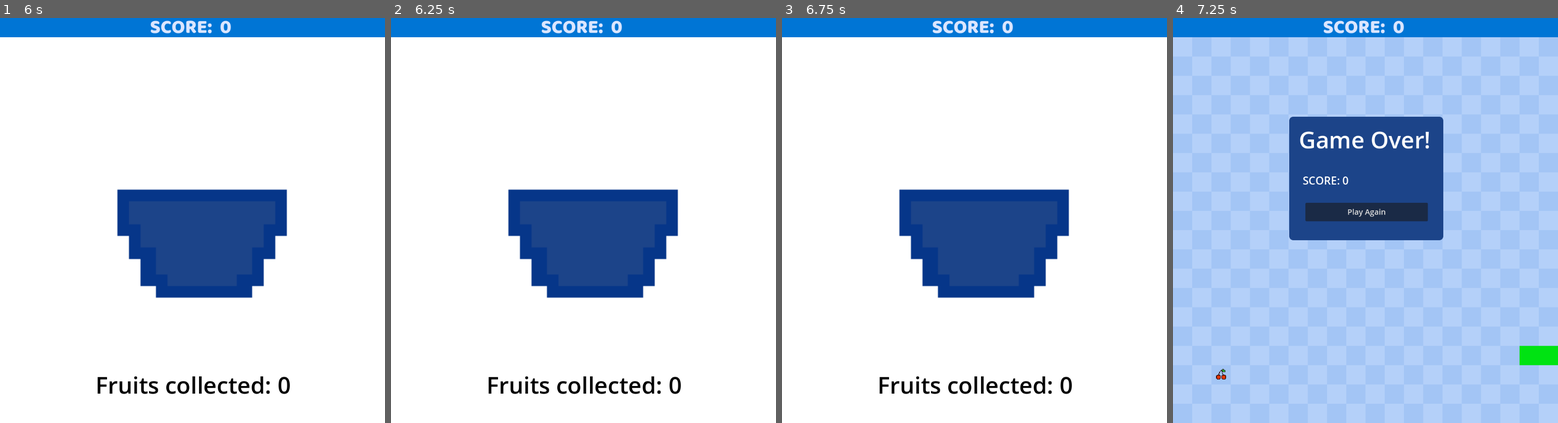
Above: before the commit, frames 1-4 (left to right).
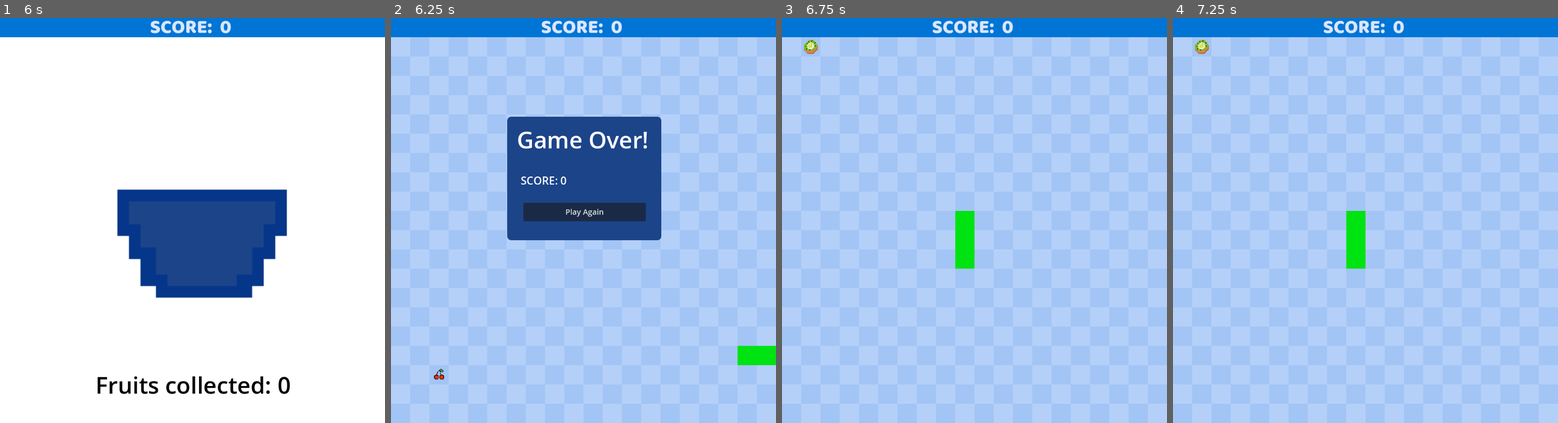
Above: after the commit, the same moments.

Repository: lll11233/snakeGame
Game: Godot game, scene res://scenes/main.tscn
The game is run twice, just before and just after one commit, with the same random seed, the same clock (stepped at 60 frames per second) and the same inputs.
Inputs (mouse positions are in pixels of both pictures, inside the frame that each line leads up to):
- Up to frame 1 (6 s): click "Press Me to start!" at 0.5 s; tap Enter at 1.25, 5.75 s; hold D (move_right) 1.28-2.03 s; tap Alt every 1.5 s from 1.35 to 5.85 s; hold Down (move_down) 2.03-2.78 s; tap Shift at 2.1, 3.6, 5.1 s; hold D (move_right) 2.78-3.53 s; hold W (move_up) 3.53-4.28 s; hold Left (move_left) 4.28-5.78 s; tap Space at 5 s; hold Down (move_down) from 5.78 s (still down)
- Up to frame 2 (6.25 s): keep holding Down (move_down)
- Up to frame 3 (6.75 s): release Down (move_down) at 6.5 s; click (974, 212) at 6.5 s, where only the run after the commit has a clickable "Play Again"
- Up to frame 4 (7.25 s): no input

Frame 1 is identical in both runs. In frame 2, 91% of the frame differs, in the area x 0-100%, y 4-100%; in frame 3, 95%; in frame 4, 13%.

Commit message:
mini game

Diff:
--- /dev/null
+++ b/player.gd
@@ -0,0 +1,15 @@
+extends CharacterBody2D
+
+
+const SPEED = 300.0
+
+
+func _physics_process(delta: float) -> void:
+	var direction = Input.get_axis("move_left","move_right")
+	if direction != 0:
+		##what does != mean?
+		velocity.x = direction * SPEED
+	else:
+		velocity.x = move_toward(velocity.x, 0, SPEED)
+	move_and_slide()
+	position.x = clamp(position.x, 0, get_viewport_rect().size.x)
--- /dev/null
+++ b/scenes/basket.tscn
@@ -0,0 +1,12 @@
+[gd_scene load_steps=3 format=3 uid="uid://d27a728gbnsba"]
+
+[ext_resource type="Script" uid="uid://d28kge4g2ws27" path="res://player.gd" id="1_ccfdg"]
+[ext_resource type="Texture2D" uid="uid://bujwv4h5wekqd" path="res://assets/bowl_2.png" id="2_idgsc"]
+
+[node name="basket" type="CharacterBody2D"]
+script = ExtResource("1_ccfdg")
+
+[node name="Sprite2D" type="Sprite2D" parent="."]
+texture = ExtResource("2_idgsc")
+
+[node name="CollisionShape2D" type="CollisionShape2D" parent="."]
--- /dev/null
+++ b/scenes/collectibles.tscn
@@ -0,0 +1,19 @@
+[gd_scene load_steps=4 format=3 uid="uid://v6wc2totgcfx"]
+
+[ext_resource type="Script" uid="uid://b74n67sngs0ny" path="res://scripts/collectibles.gd" id="1_mtlde"]
+[ext_resource type="Texture2D" uid="uid://b2cicg4pqs5tu" path="res://assets/apple.png" id="2_rms2y"]
+
+[sub_resource type="CircleShape2D" id="CircleShape2D_baflr"]
+radius = 26.0
+
+[node name="collectibles" type="Area2D"]
+script = ExtResource("1_mtlde")
+
+[node name="TextureRect" type="TextureRect" parent="."]
+offset_right = 40.0
+offset_bottom = 40.0
+texture = ExtResource("2_rms2y")
+
+[node name="CollisionShape2D" type="CollisionShape2D" parent="."]
+position = Vector2(26, 24)
+shape = SubResource("CircleShape2D_baflr")
--- a/scenes/fallling_objects.tscn
+++ b/scenes/fallling_objects.tscn
@@ -1,8 +1,8 @@
 [gd_scene load_steps=9 format=3 uid="uid://cmbgvnjy6x2ol"]
 
-[ext_resource type="Script" uid="uid://dxukwvmpivy6q" path="res://scenes/fallling_objects.gd" id="1_atonc"]
+[ext_resource type="Script" uid="uid://dxukwvmpivy6q" path="res://scripts/fallling_objects.gd" id="1_atonc"]
 [ext_resource type="Texture2D" uid="uid://b2cicg4pqs5tu" path="res://assets/apple.png" id="1_k6rdh"]
-[ext_resource type="Script" uid="uid://dhvu5b7s7ab67" path="res://scenes/sprite_2d.gd" id="3_kwpbn"]
+[ext_resource type="Script" uid="uid://dhvu5b7s7ab67" path="res://scripts/sprite_2d.gd" id="3_kwpbn"]
 [ext_resource type="Texture2D" uid="uid://b15th0wfah3f5" path="res://assets/banana.png" id="4_vmqfi"]
 [ext_resource type="Texture2D" uid="uid://c4ck22ewcn624" path="res://assets/cherry.png" id="5_7ij1x"]
 [ext_resource type="Texture2D" uid="uid://dmi5b3mgpqfyk" path="res://assets/grape.png" id="6_h7fvf"]
--- a/scenes/main.tscn
+++ b/scenes/main.tscn
@@ -9,7 +9,7 @@
 [ext_resource type="PackedScene" uid="uid://byasummwj41s5" path="res://scenes/start_menu.tscn" id="7_o6xl0"]
 [ext_resource type="AudioStream" uid="uid://osdte227s11l" path="res://assets/04_Fruit_Salad.wav" id="8_tipki"]
 [ext_resource type="AudioStream" uid="uid://c6qqwv851i6m7" path="res://assets/crunch.mp3" id="9_85g3d"]
-[ext_resource type="Script" uid="uid://bn3v7txbrfy8x" path="res://scenes/camera_2d.gd" id="10_choun"]
+[ext_resource type="Script" uid="uid://bn3v7txbrfy8x" path="res://scripts/camera_2d.gd" id="10_choun"]
 [ext_resource type="AudioStream" uid="uid://dwrkg0u3f2ls5" path="res://assets/gameOverSound.mp3" id="11_ya4ey"]
 [ext_resource type="PackedScene" uid="uid://bl80ldr3105oi" path="res://scenes/lose_screen.tscn" id="12_eb6dy"]
 
--- /dev/null
+++ b/scenes/mini_game.tscn
@@ -0,0 +1,17 @@
+[gd_scene load_steps=2 format=3 uid="uid://o4g6rc5v43r0"]
+
+[ext_resource type="Script" uid="uid://dji2as7c7phig" path="res://scripts/mini_game.gd" id="1_gn4em"]
+
+[node name="mini_game" type="Node"]
+script = ExtResource("1_gn4em")
+
+[node name="ColorRect" type="ColorRect" parent="."]
+anchors_preset = -1
+anchor_right = 0.985
+anchor_bottom = 0.990476
+metadata/_edit_use_anchors_ = true
+
+[node name="Timer" type="Timer" parent="."]
+
+[node name="Marker2D" type="Marker2D" parent="."]
+position = Vector2(464, 12)
--- /dev/null
+++ b/scripts/collectibles.gd
@@ -0,0 +1,20 @@
+extends Area2D
+
+
+
+
+var speed = 300
+# Called when the node enters the scene tree for the first time.
+func _ready() -> void:
+	area_entered.connect(_on_area_entered)
+
+# Called every frame. 'delta' is the elapsed time since the previous frame.
+func _process(delta: float) -> void:
+	position.y += speed *delta
+	if position.y > 600:
+		queue_free()
+
+func _on_area_entered(other_area):
+	if other_area.is_in_group("player_hitbox"):
+		emit_signal("collected")
+		queue_free() ## this means to remove an object, like remove from scene tree?
--- a/scripts/lose_screen.gd
+++ b/scripts/lose_screen.gd
@@ -25,7 +25,7 @@
 
 ## 1. need to randomise the types of fruits that go into the bowl
 ## 2. animate the bowl to look entertaining
-const fallingObjectsScene: PackedScene = preload("res://scenes/fallling_objects.tscn")
+#const fallingObjectsScene: PackedScene = preload("res://scenes/fallling_objects.tscn")
 
 
 
@@ -42,17 +42,17 @@
 
 
 
-func spawn_fruit(score: int) -> void:
-	for i in range(score):
-		# 1. Instantiate a new instance of the scene
-		var new_object = fallingObjectsScene.instantiate()
-
-		# Optional: Set the position or other properties of the new instance
-		# You can use 'i' to add an offset so they don't all spawn in the same place
-		new_object.position = Vector2(50 * i, 0)
-
-		# 2. Add the new instance to the scene tree as a child of the current node
-		add_child(new_object)
+#func spawn_fruit(score: int) -> void:
+	#for i in range(score):
+		## 1. Instantiate a new instance of the scene
+		#var new_object = fallingObjectsScene.instantiate()
+		#
+		## Optional: Set the position or other properties of the new instance
+		## You can use 'i' to add an offset so they don't all spawn in the same place
+		#new_object.position = Vector2(50 * i, 0)
+		#
+		## 2. Add the new instance to the scene tree as a child of the current node
+		#add_child(new_object)
 
 
 func show_results(score: int):
--- a/scripts/main.gd
+++ b/scripts/main.gd
@@ -176,19 +176,29 @@
 	print("Script on lose_screen_ui:", lose_screen_ui.get_script())
 
 	lose_screen_ui.show_results(score)
-	lose_screen_ui.spawn_fruit(score)
-
-
-
-
-	await get_tree().create_timer(3).timeout
+	#lose_screen_ui.spawn_fruit(score)
+	await get_tree().create_timer(2).timeout
+	var mini_game_scene = preload("res://scenes/mini_game.tscn")
+	var mini_game_ui = mini_game_scene.instantiate()
+	get_tree().root.add_child(mini_game_ui)
+	print("Script on mini_game scene:", mini_game_ui.get_script())
+	lose_screen_ui.queue_free()
+
+
+
+
+
+
+
+
+	await get_tree().create_timer(score).timeout
+	mini_game_ui.queue_free()
+
 	$GameOverMenu.get_node("endResult").text = "SCORE: " + str(score)
 	#$GameOverMenu.get_node("bananaResult").text = "BANANA SCORE: " + str(banana_score)
 	$GameOverMenu.show()
 	game_started = false
 	get_tree().paused = true
-	lose_screen_ui.queue_free()
-
 
 
 
--- /dev/null
+++ b/scripts/mini_game.gd
@@ -0,0 +1,45 @@
+extends Node
+
+var collectiblesScene = preload("res://scenes/collectibles.tscn")
+
+var fruit_scenes = [
+	preload("res://scenes/apple_scene.tscn"),
+	preload("res://scenes/cherry_scene.tscn"),
+	preload("res://scenes/orange_scene.tscn"),
+	preload("res://scenes/watermelon_scene.tscn"),
+	preload("res://scenes/banana_scene.tscn"),
+	preload("res://scenes/kiwi_scene.tscn"),
+	preload("res://scenes/grape_scene.tscn"),
+	preload("res://scenes/strawberry_scene.tscn"),
+	preload("res://scenes/mango_scene.tscn"),
+]
+
+
+
+#for i in range(score):
+	#var fruit_object_scene = fruit_scenes[randi() % fruit_scenes.size()]
+	#var fruit = fruit_icon_scene.instantiate()
+	##fruit_container.add_child(fruit)
+	#var tex = fruit.texture
+	#var img = tex.get_image()
+	#img.resize(200,200)
+
+
+var score = Main.score
+# Called when the node enters the scene tree for the first time.
+func _ready() -> void:
+	$Timer.timeout.connect(_on_timer_timeout) # Connect the timer signal
+	$Timer.start() # Start the timer
+	randomize() # Initialize random number generator
+
+
+func _on_timer_timeout():
+	var new_object = collectiblesScene.instantiate()
+	add_child(new_object)
+	new_object.position.x = randf_range(50,200)
+	new_object.position.y = $Marker2D.position.y
+	new_object.connect("collected", _on_object_collected)
+
+func _on_object_collected():
+	score += 1
+	print("The Score is now ", score)
Not shown, added: player.gd.uid
Renamed: scenes/camera_2d.gd -> scripts/camera_2d.gd
Renamed: scenes/camera_2d.gd.uid -> scripts/camera_2d.gd.uid
Not shown, added: scripts/collectibles.gd.uid
Renamed: scenes/fallling_objects.gd -> scripts/fallling_objects.gd
Renamed: scenes/fallling_objects.gd.uid -> scripts/fallling_objects.gd.uid
Not shown, added: scripts/mini_game.gd.uid
Renamed: scenes/sprite_2d.gd -> scripts/sprite_2d.gd
Renamed: scenes/sprite_2d.gd.uid -> scripts/sprite_2d.gd.uid
